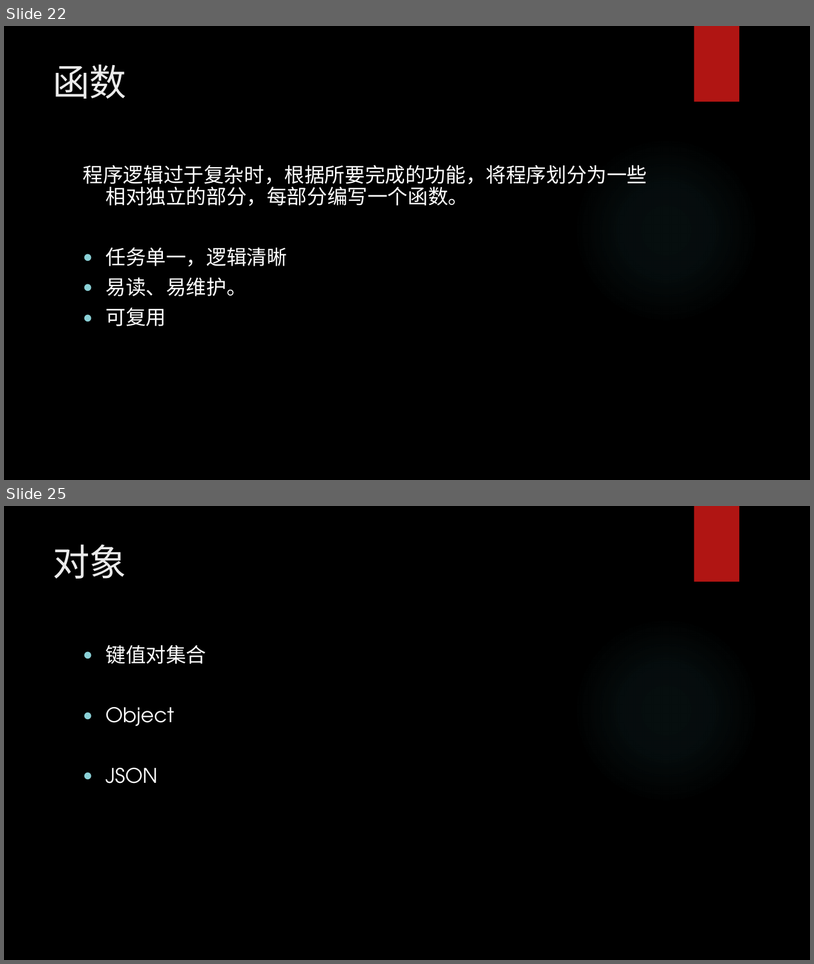
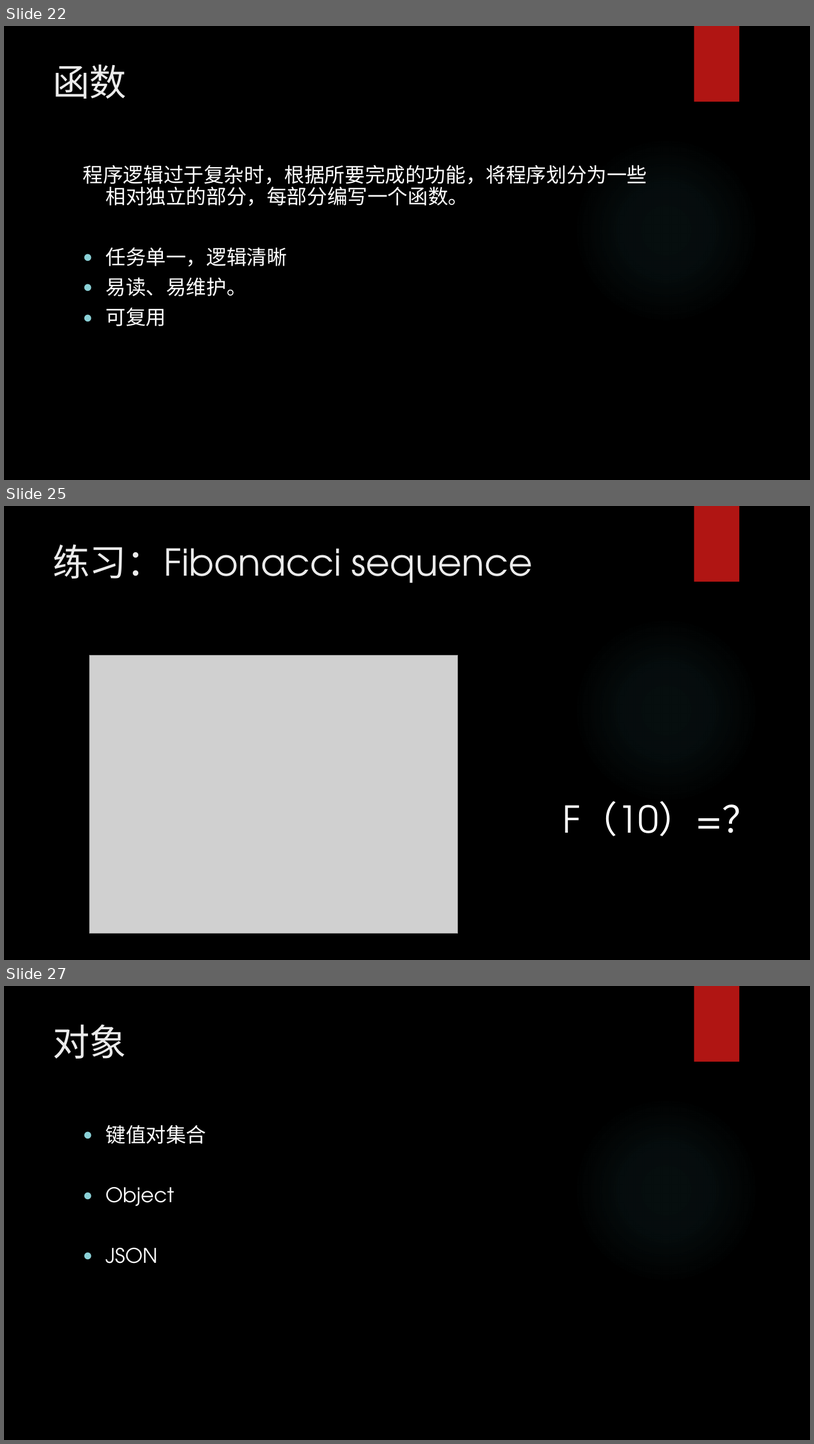
Before and after one commit to chunchill/WEB-Training, a slide deck: 03.JavaScript/JavaScript York.pptx. Shown one above the other, each under a label of ours: slides 22 and 25 before the commit, slides 22, 25 and 27 after it; the slides between them are not shown. The pictures are 814x964 and 814x1444 pixels, drawn with LibreOffice and Linux fonts; fonts in the diff are those of the drawing; grey boxes stand for pictures; background and template pictures are left out. Boxes give left, top, right and bottom in pixels: in the first picture for what was removed or moved away, otherwise in the second. Text is boxed around its words. In the diff, an @@ line names an element or a change of style, - is before the commit and + after.

```diff
--- a/03.JavaScript/JavaScript York.pptx
+++ b/03.JavaScript/JavaScript York.pptx
@@ slide 25 added at <box>4,506,810,960</box>, background picture (left out); not listed: 2 template elements that a slide beside it also shows @@
@@ title added at <box>53,544,533,583</box>, 44 pt, text #EBEBEB @@
+练习：Fibonacci sequence
@@ picture added at <box>89,655,458,933</box> @@
@@ text added at <box>563,801,760,836</box>, 44 pt, text #FFFFFF @@
+F（10）=？
@@ what was slide 25 is now slide 27 @@
```
Also in this commit, not shown: 19 slides changed, 1 other slide added, 16 other files.
